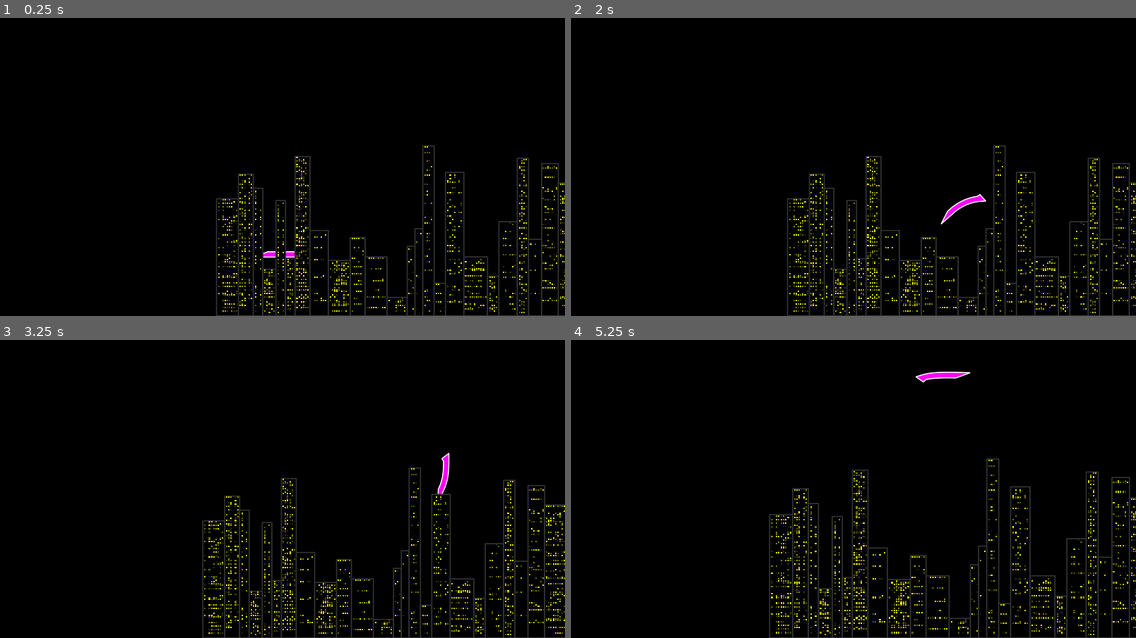
Above: before the commit, frames 1-4 (two rows, left to right).
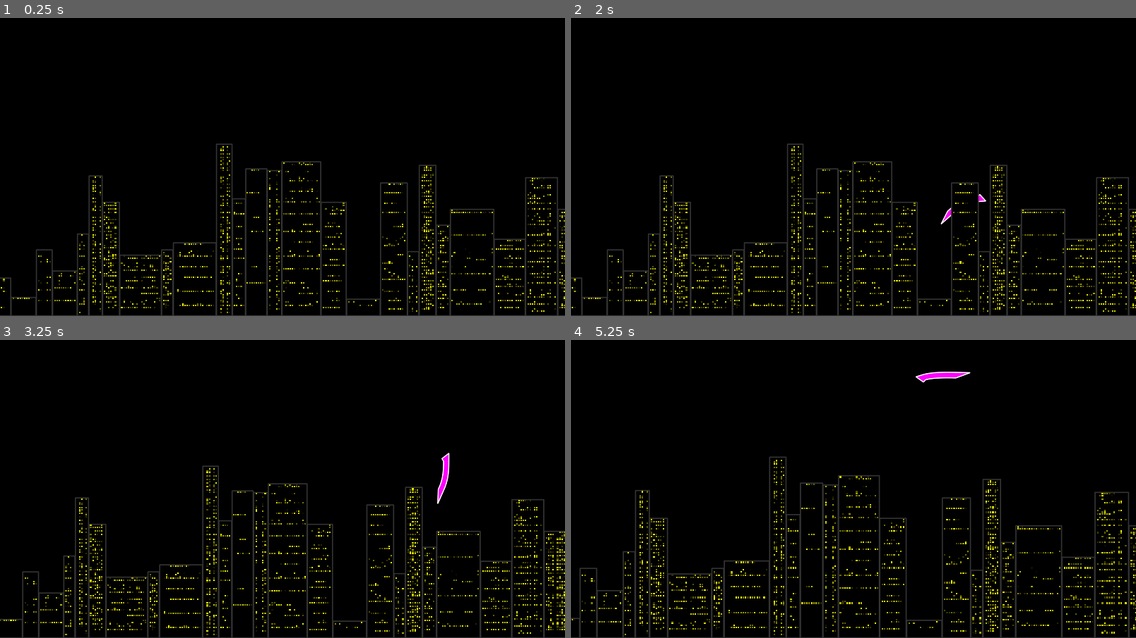
Above: after the commit, the same moments.

Repository: elektito/wyrmsim
Game: Godot game, scene res://World.tscn
The game is run twice, just before and just after one commit, with the same random seed, the same clock (stepped at 60 frames per second) and the same inputs. The engine's default icon, where the game draws it, is replaced by a stand-in: a white triangle on a blue panel in a dark square.
Inputs (mouse positions are in pixels of both pictures, inside the frame that each line leads up to):
- Up to frame 1 (0.25 s): no input
- Up to frame 2 (2 s): tap Enter at 0.5 s; move the mouse to (977, 140) at 0.52 s; hold W (up) 0.53-1.28 s; tap N (add_segment) at 0.6 s; move the mouse to (740, 172) at 1.27 s; hold S (down) from 1.28 s (still down); tap D (remove_segment) at 1.35 s
- Up to frame 3 (3.25 s): move the mouse to (339, 408) at 2.02 s; release S (down) at 2.03 s; hold W (up) from 2.03 s (still down); tap Mouse wheel up (zoom_in) at 2.1 s; move the mouse to (254, 542) at 2.77 s; tap Mouse wheel down (zoom_out) at 2.85 s
- Up to frame 4 (5.25 s): move the mouse to (1023, 527) at 3.52 s; release W (up) at 3.53 s; hold A (left) 3.53-5.03 s; tap N (add_segment) at 3.6 s; move the mouse to (684, 432) at 4.27 s; tap D (remove_segment) at 4.35 s; move the mouse to (881, 480) at 5.02 s; hold S (down) from 5.03 s (still down); tap Mouse wheel up (zoom_in) at 5.1 s

The runs differ from the first frame. In frame 1, 8.6% of the frame differs, in the area x 0-100%, y 42-100%; in frame 2, 8.7%; in frame 3, 8.7%; in frame 4, 9.2%, in the area x 0-100%, y 39-100%.

Commit message:
Add perpetual and deterministic building generation

Diff:
--- a/World.gd
+++ b/World.gd
@@ -1,27 +1,22 @@
 extends Node2D
 
 const ROT_SPEED := 1.5
+const BLOCK_SIZE := 5000.0
+const BUILDING_MIN_WIDTH := 60.0
+const BUILDING_MAX_WIDTH := 300.0
 
 onready var camera := $Wyrm/Segment1/camera
 
+var noise = OpenSimplexNoise.new()
+var cur_blockx
+var block_buildings := {}
+
+
 func _ready():
 	randomize()
-	var x = 0
-	for i in range(1000):
-		var b = preload("res://Building.tscn").instance()
-		b.fill_rate = rand_range(0.04, 0.5)
-		b.outline_width = 3
-		b.outline_color = Color(0.2, 0.2, 0.2)
-		b.window_margin = 5
-		var windows = 4 + randi() % 10
-		var floors = 5 + randi() % 100
-		var width = windows * 10 + 3 * 2 + (windows + 1) * 2
-		var height  = floors * 10 + 3 * 2 + (floors + 1) * 2
-		var y = 1080 - height
-		b.rect_position = Vector2(x, y)
-		b.rect_size = Vector2(width, height)
-		x += width - b.outline_width
-		add_child(b)
+	noise.seed = randi()
+	update_buildings()
+
 
 func _input(event):
 	if Input.is_action_just_pressed("pause"):
@@ -74,3 +69,83 @@
 			$Wyrm/Segment1.global_rotation = dir.angle()
 		else:
 			$Wyrm/Segment1.rotate(desired_rotation_speed * delta)
+
+
+func _on_building_generation_timer_timeout():
+	update_buildings()
+
+
+func update_buildings():
+	var x : float = to_local(camera.global_position).x
+	var blockx : float = x - fmod(x, BLOCK_SIZE)
+	if blockx == cur_blockx:
+		return
+
+	var cur_blocks
+	var expected_blocks = [blockx - BLOCK_SIZE, blockx, blockx + BLOCK_SIZE]
+
+	if cur_blockx == null:
+		cur_blocks = []
+	else:
+		cur_blocks = [cur_blockx - BLOCK_SIZE, cur_blockx, cur_blockx + BLOCK_SIZE]
+
+	var removed_blocks = []
+	var new_blocks = []
+	for bx in cur_blocks:
+		if not bx in expected_blocks:
+			removed_blocks.append(bx)
+	for bx in expected_blocks:
+		if not bx in cur_blocks:
+			new_blocks.append(bx)
+	for bx in removed_blocks:
+		remove_block(bx)
+	for bx in new_blocks:
+		fill_block(bx)
+
+	cur_blockx = blockx
+
+
+func fill_block(bx: float):
+	var x := bx
+	var remaining_width := BLOCK_SIZE
+	var rng := RandomNumberGenerator.new()
+	rng.seed = noise.get_noise_1d(bx)
+	while x < bx + BLOCK_SIZE:
+		var max_width = min(BUILDING_MAX_WIDTH, remaining_width)
+		var width = rng.randf_range(BUILDING_MIN_WIDTH, max_width)
+		remaining_width -= width
+		if remaining_width > 0 and remaining_width < BUILDING_MIN_WIDTH:
+			# we might go a bit above max width, but we won't have next building too narrow (and thus unrenderable)
+			width += remaining_width
+		var building = generate_building(x, width)
+		add_child(building)
+		x += width
+		if bx in block_buildings:
+			block_buildings[bx].append(building)
+		else:
+			block_buildings[bx] = [building]
+
+
+func remove_block(bx):
+	for b in block_buildings[bx]:
+		b.queue_free()
+	block_buildings.erase(bx)
+
+
+func generate_building(x: float, width: float):
+	var rng := RandomNumberGenerator.new()
+	rng.seed = hash(noise.get_noise_1d(x))# * float(1 << 63)
+	var seed_value := rng.randi()
+	var b = preload("res://Building.tscn").instance()
+	b.rng_seed = seed_value
+	b.fill_rate = rng.randf_range(0.04, 0.5)
+	b.outline_width = 3
+	b.outline_color = Color(0.2, 0.2, 0.2)
+	b.window_margin = 5
+	var floors = 5 + rng.randi() % 100
+	var height  = floors * 10 + 3 * 2 + (floors + 1) * 2
+	var y = 1080 - height
+	b.rect_position = Vector2(x, y)
+	b.rect_size = Vector2(width, height)
+
+	return b
--- a/World.tscn
+++ b/World.tscn
@@ -55,3 +55,9 @@
 [node name="Segment8" parent="Wyrm" instance=ExtResource( 2 )]
 position = Vector2( 34.5814, 36.6157 )
 leading_segment = NodePath("../Segment7")
+
+[node name="building_generation_timer" type="Timer" parent="."]
+wait_time = 0.2
+autostart = true
+
+[connection signal="timeout" from="building_generation_timer" to="." method="_on_building_generation_timer_timeout"]
